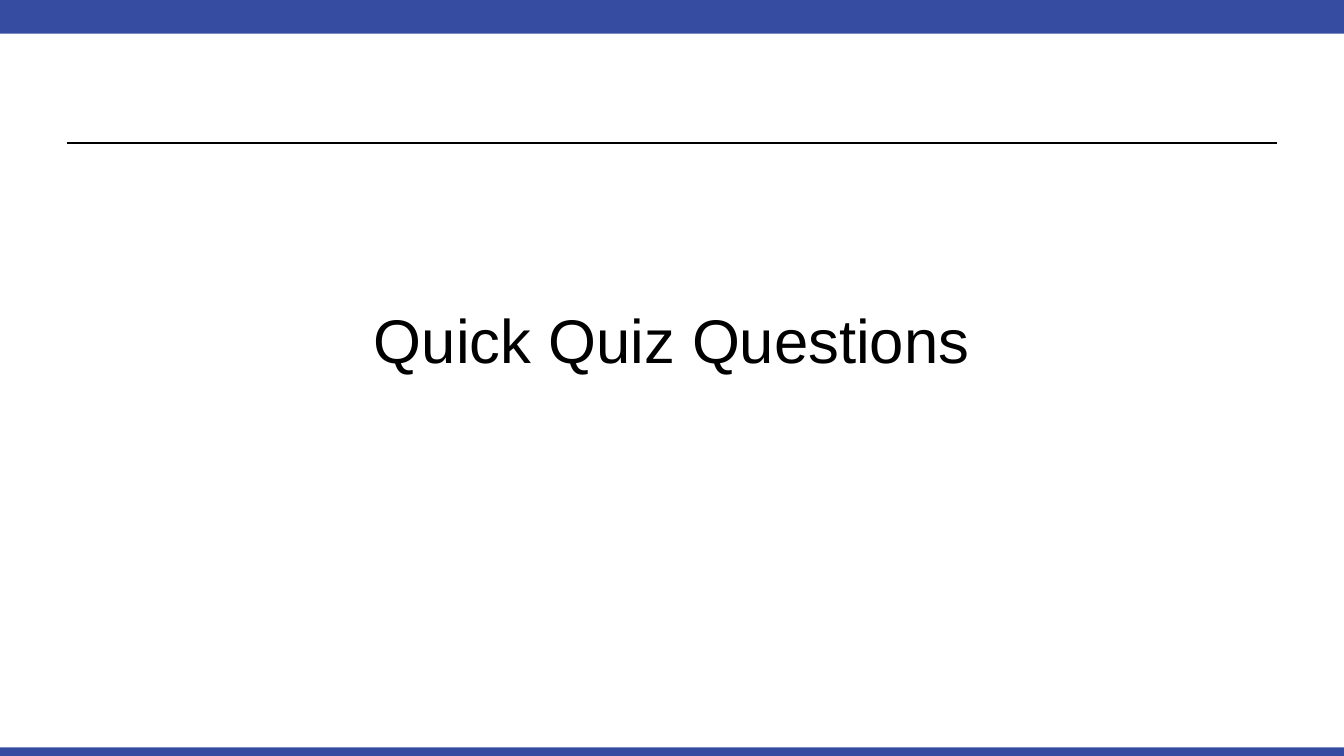
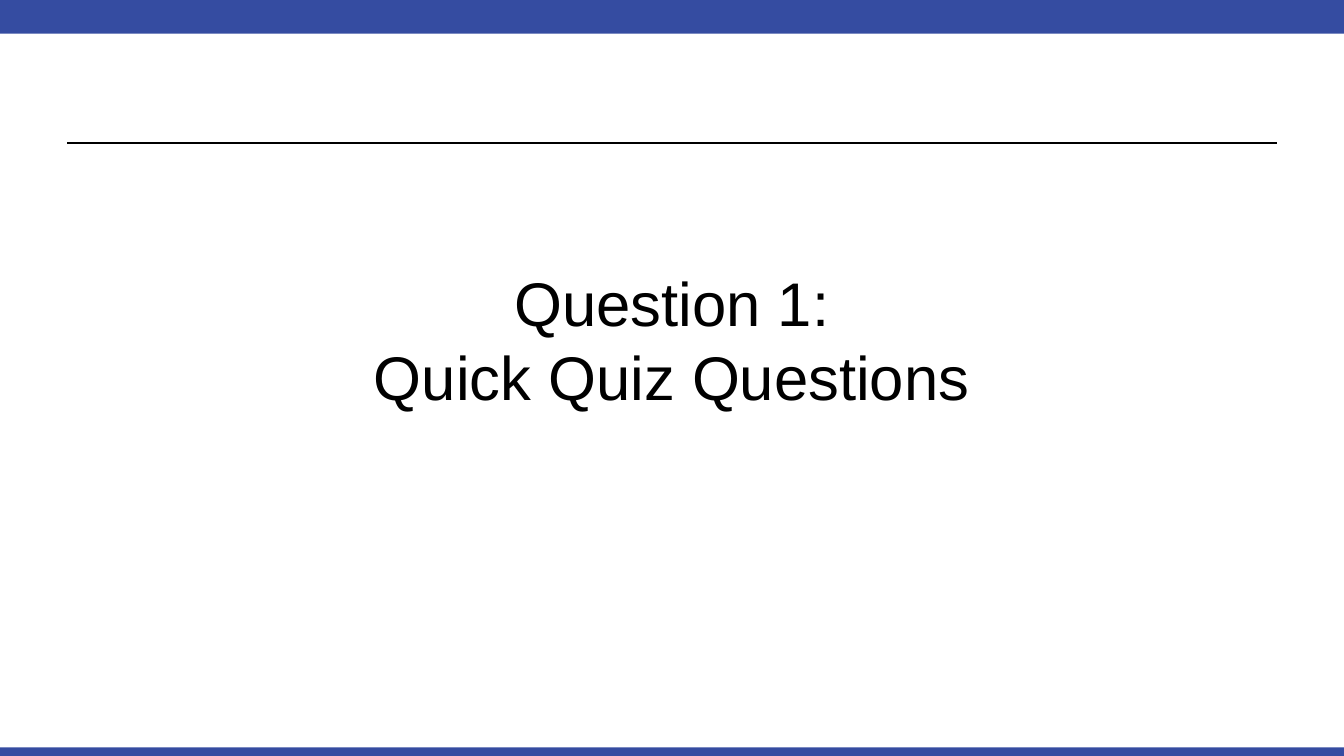
Before and after one commit to BivinSadler/MSDS_6371_Stat_Foundations, a slide deck: slide 2 of Unit 5/FLS/6371 FLS Unit 5.pptx. Drawn at 1344x756 pixels with LibreOffice and Linux fonts; fonts in the diff are those of the drawing. Boxes give left, top, right and bottom in pixels: in the first picture for what was removed or moved away, otherwise in the second. Text is boxed around its words. In the diff, an @@ line names an element or a change of style, - is before the commit and + after.

```diff
--- a/Unit 5/FLS/6371 FLS Unit 5.pptx
+++ b/Unit 5/FLS/6371 FLS Unit 5.pptx
@@ title at (x1=374, y1=281, x2=969, y2=411): text changed @@
-Quick Quiz Questions
+Question 1:
+Quick Quiz Questions
```
Also in this commit, not shown: 4 other slides changed, 1 slide added, 5 slides removed.
